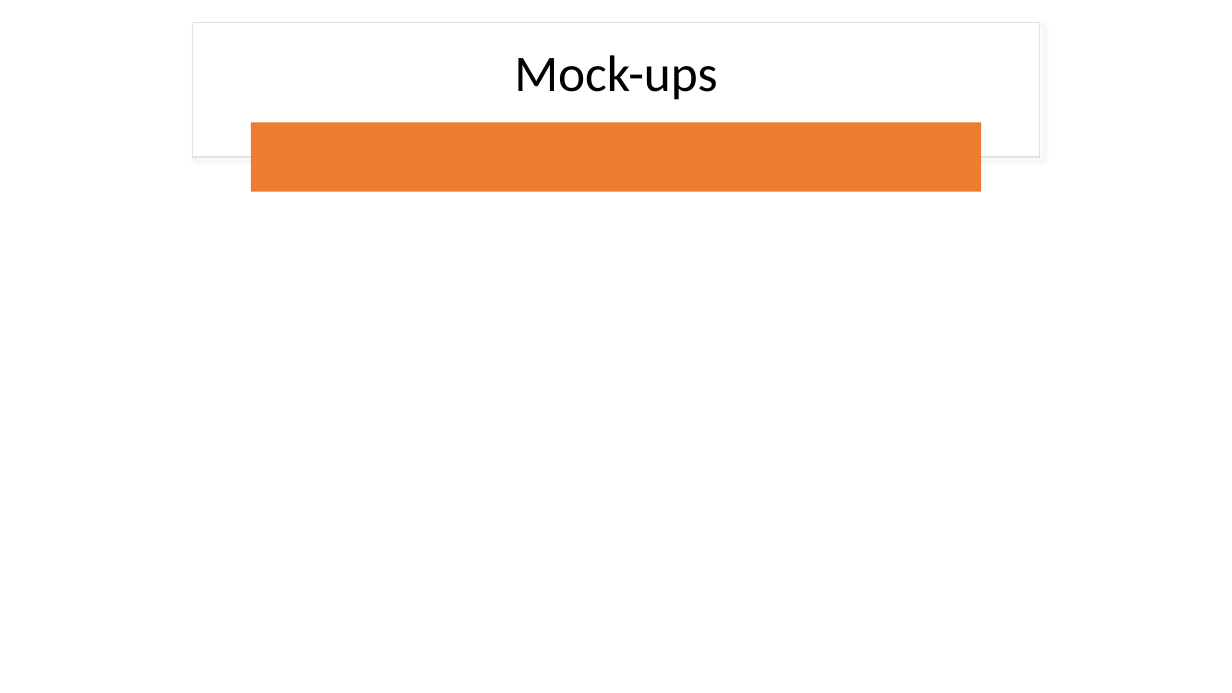
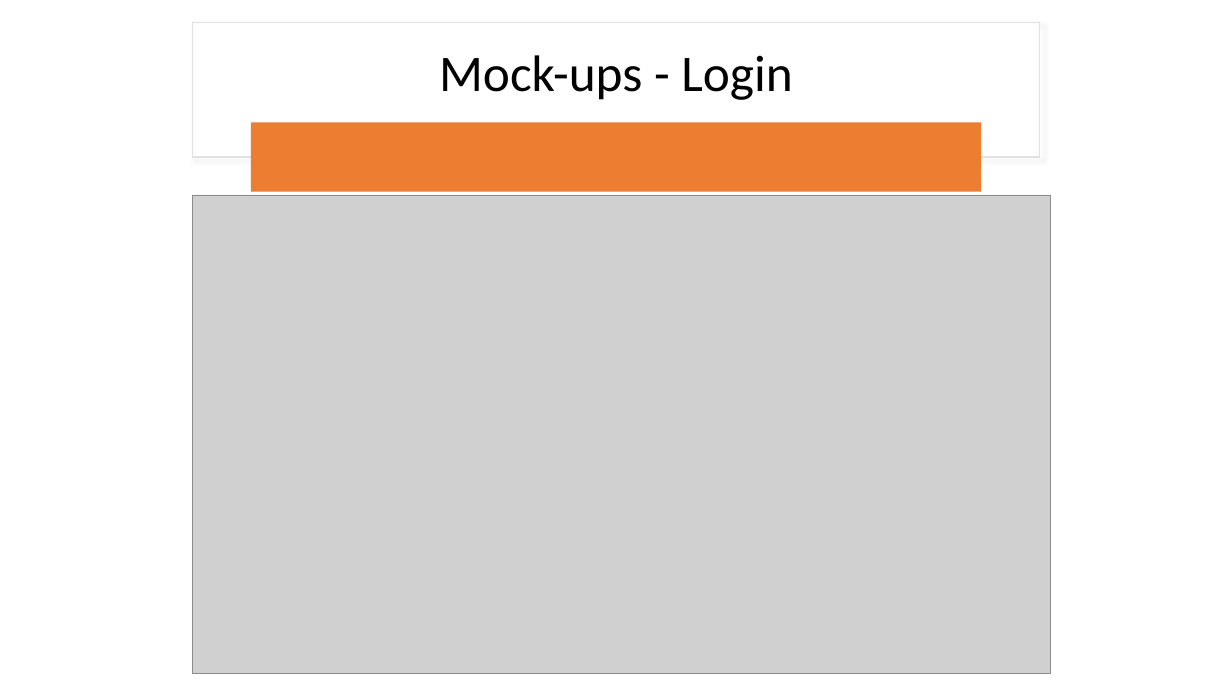
Before and after one commit to rlennon/ConnachtUni, a slide deck: slide 19 of documentation/Demonstrations/Connacht_University_TeamDC.pptx. Drawn at 1232x693 pixels with LibreOffice and Linux fonts; fonts in the diff are those of the drawing; grey boxes stand for pictures. Boxes give left, top, right and bottom in pixels: in the first picture for what was removed or moved away, otherwise in the second. Text is boxed around its words. In the diff, an @@ line names an element or a change of style, - is before the commit and + after.

```diff
--- a/documentation/Demonstrations/Connacht_University_TeamDC.pptx
+++ b/documentation/Demonstrations/Connacht_University_TeamDC.pptx
@@ title at (439, 55, 792, 100): text changed @@
-Mock-ups
+Mock-ups - Login
@@ picture added at (192, 195, 1051, 674) @@
```
Also in this commit, not shown: 3 slides added.
